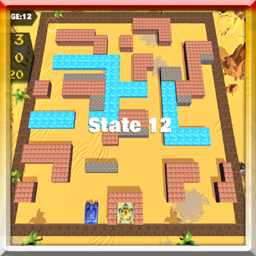
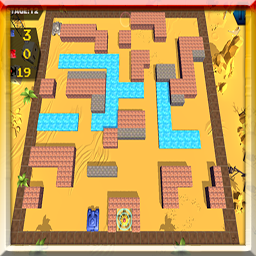
The second 256 x 256 image is a revision of the first. Changes to its layers:
removed layer "Layer 5" over [0, 0, 256, 256]
removed layer "Layer 6" over [0, 0, 256, 256]
added layer "Layer 4" above "Layer 8" over [0, 0, 256, 256]
added layer "Layer 8" over [0, 0, 256, 256]
